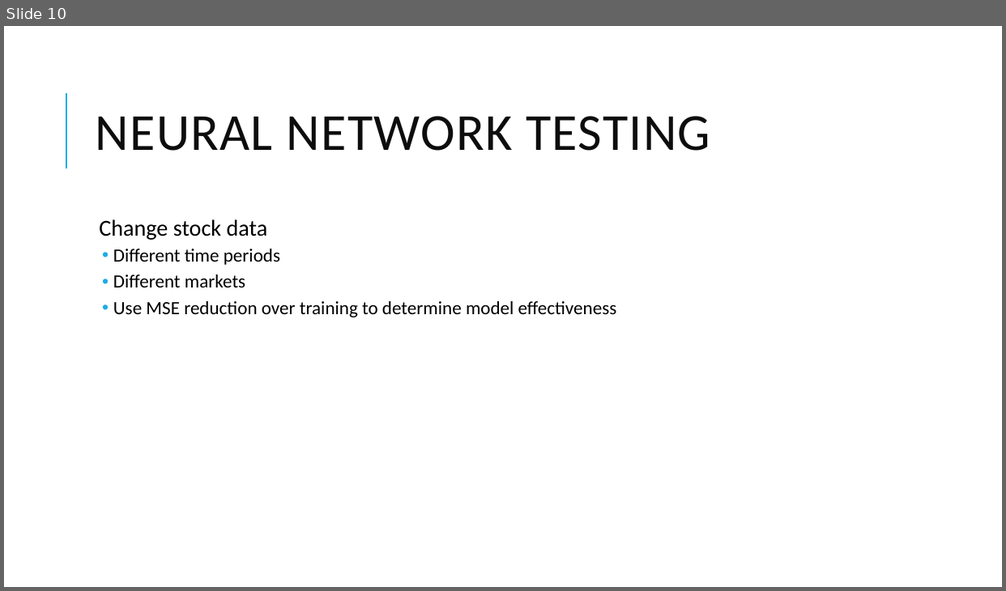
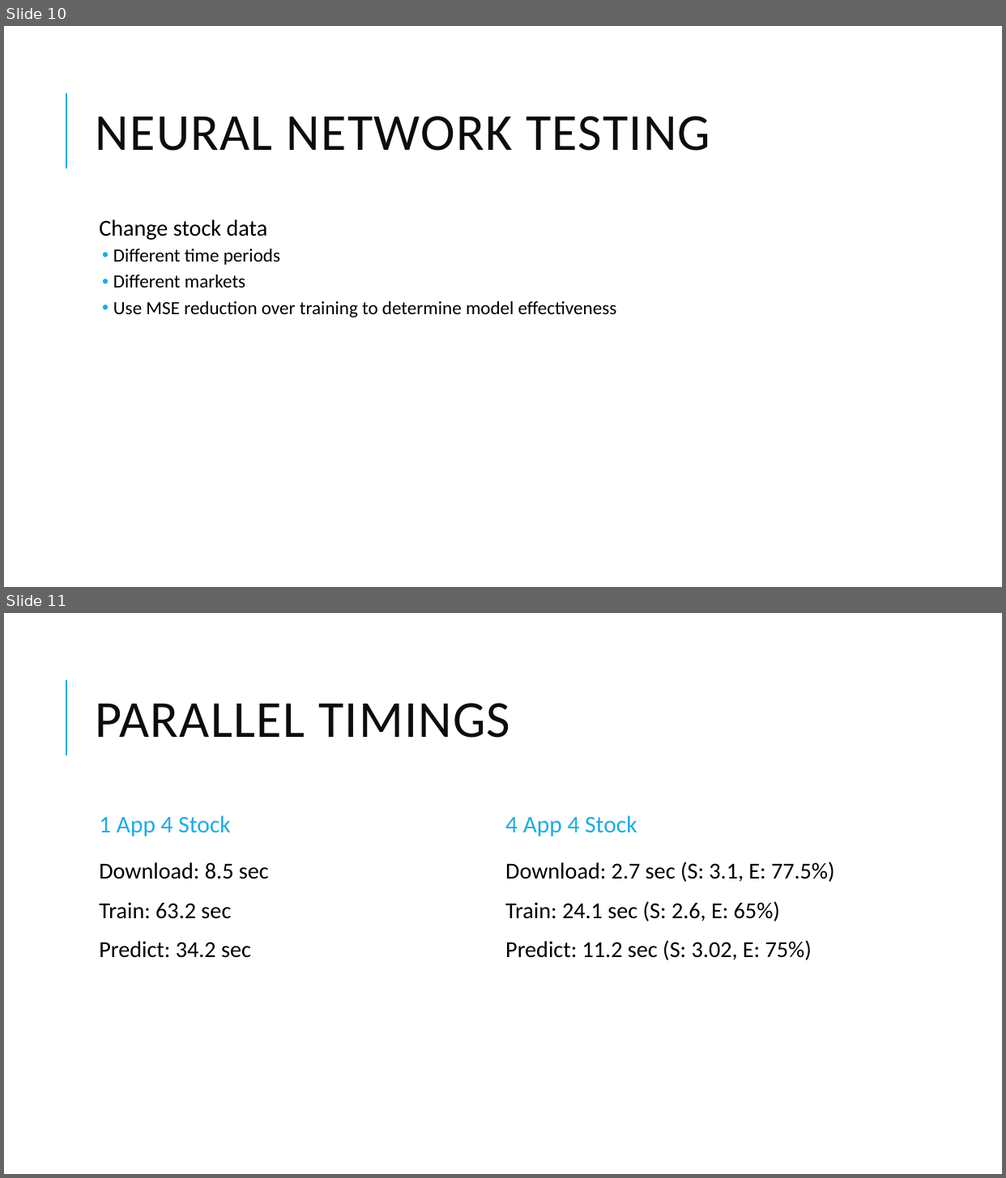
Before and after one commit to ahalex73/Stock_Market_Predictor, a slide deck: documentation/Final_Presentation.pptx. Shown one above the other, each under a label of ours: slide 10 before the commit, slides 10 and 11 after it. The pictures are 1006x591 and 1006x1178 pixels, drawn with LibreOffice and Linux fonts; fonts in the diff are those of the drawing. Boxes give left, top, right and bottom in pixels: in the first picture for what was removed or moved away, otherwise in the second. Text is boxed around its words. In the diff, an @@ line names an element or a change of style, - is before the commit and + after.

```diff
--- a/documentation/Final_Presentation.pptx
+++ b/documentation/Final_Presentation.pptx
@@ slide 11 added at (x1=4, y1=613, x2=1002, y2=1174), background #FFFFFF; not listed: 1 template element that a slide beside it also shows @@
@@ title added at (x1=96, y1=703, x2=510, y2=738), 50 pt, text #0D0D0D @@
+PARALLEL TIMINGS
@@ text added at (x1=99, y1=815, x2=231, y2=837), 23 pt, text #1CADE4 @@
+1 App 4 Stock
@@ text added at (x1=505, y1=815, x2=637, y2=837), 23 pt, text #1CADE4 @@
+4 App 4 Stock
@@ text added at (x1=99, y1=862, x2=269, y2=958), 22 pt, text #000000 @@
+  Download: 8.5 sec
+  Train: 63.2 sec
+  Predict: 34.2 sec
@@ text added at (x1=505, y1=862, x2=835, y2=960), 22 pt, text #000000 @@
+  Download: 2.7 sec (S: 3.1, E: 77.5%)
+  Train: 24.1 sec (S: 2.6, E: 65%)
+  Predict: 11.2 sec (S: 3.02, E: 75%)
```
Also in this commit, not shown: 15 other files.
